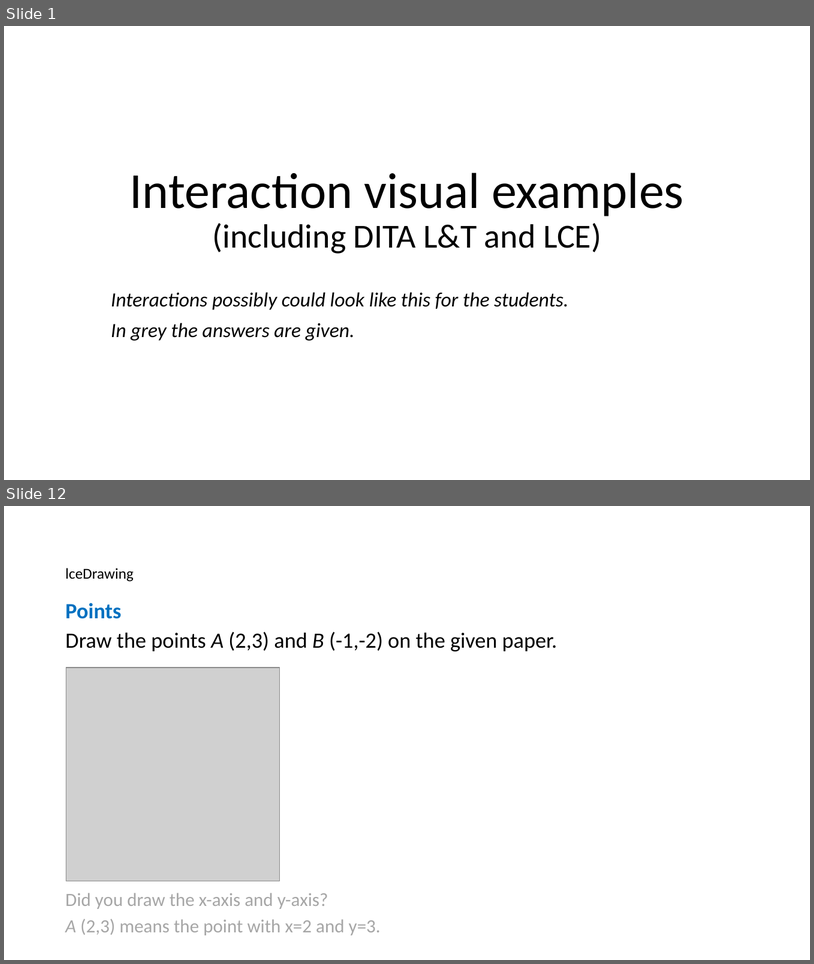
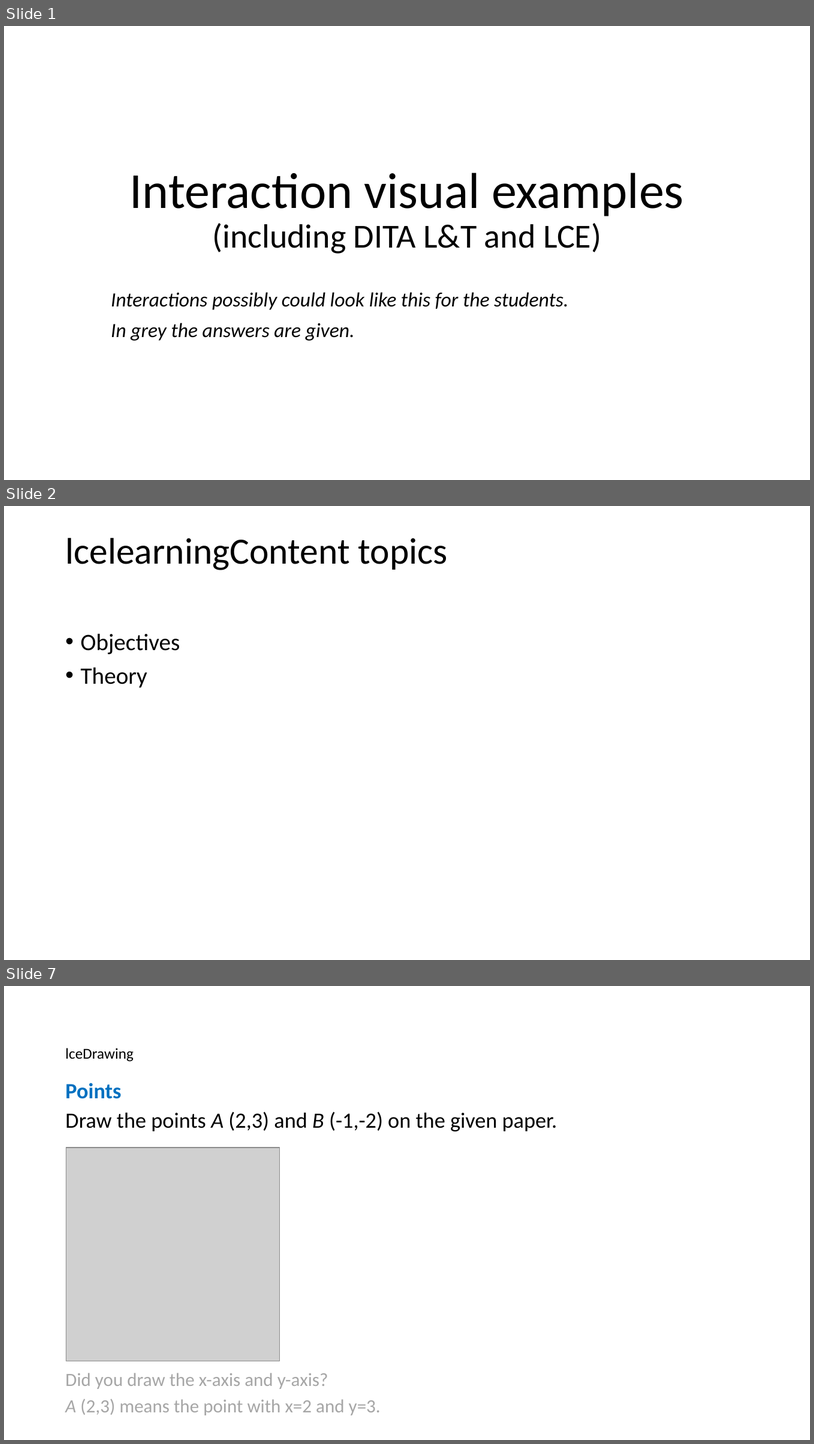
Before and after one commit to XStructuring/eu.xstructuring.dita.lce, a slide deck: documentation/Interaction_examples_visual.pptx. Shown one above the other, each under a label of ours: slides 1 and 12 before the commit, slides 1, 2 and 7 after it; the slides between them are not shown. The pictures are 814x964 and 814x1444 pixels, drawn with LibreOffice and Linux fonts; fonts in the diff are those of the drawing; grey boxes stand for pictures. Boxes give left, top, right and bottom in pixels: in the first picture for what was removed or moved away, otherwise in the second. Text is boxed around its words. In the diff, an @@ line names an element or a change of style, - is before the commit and + after.

```diff
--- a/documentation/Interaction_examples_visual.pptx
+++ b/documentation/Interaction_examples_visual.pptx
@@ slide 2 added at <box>4,506,810,960</box>, background #FFFFFF @@
@@ title added at <box>65,538,448,570</box>, 44 pt, text #000000 @@
+lcelearningContent topics
@@ text added at <box>81,633,180,688</box>, 28 pt, text #000000 @@
+• Objectives
+• Theory
@@ what was slide 12 is now slide 7 @@
```
Also in this commit, not shown: 3 slides changed, 11 other slides added, 6 other files.
